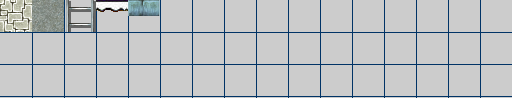
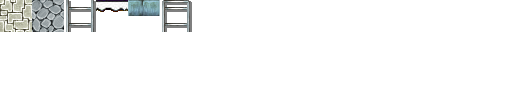
Layers edited between the first and the second w=512, h=98 image:
renamed "图层 14" to "图层 19", moved it above "图层 17", painted on it over (x1=32, y1=0, x2=64, y2=32)
added layer "图层 20" above "图层 1" over (x1=162, y1=0, x2=192, y2=32)
hid "图层 1" over (x1=0, y1=0, x2=512, y2=98)
